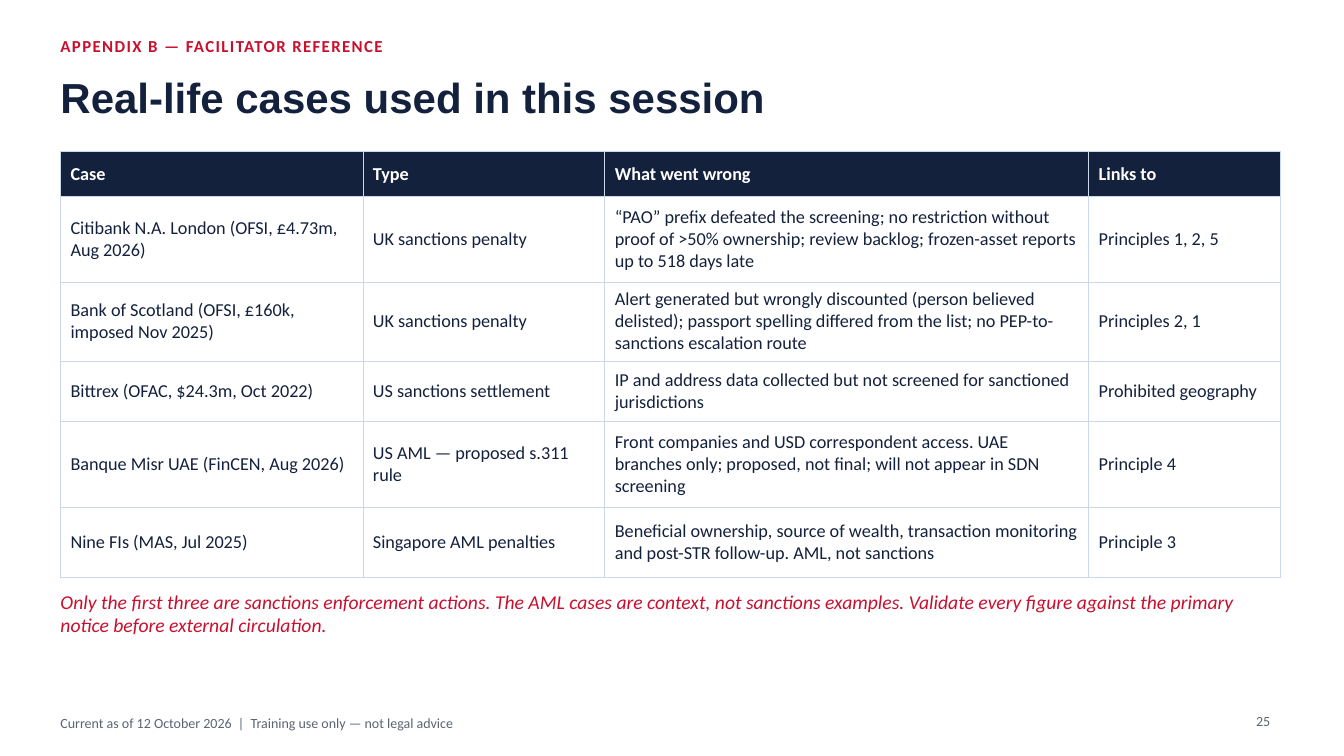
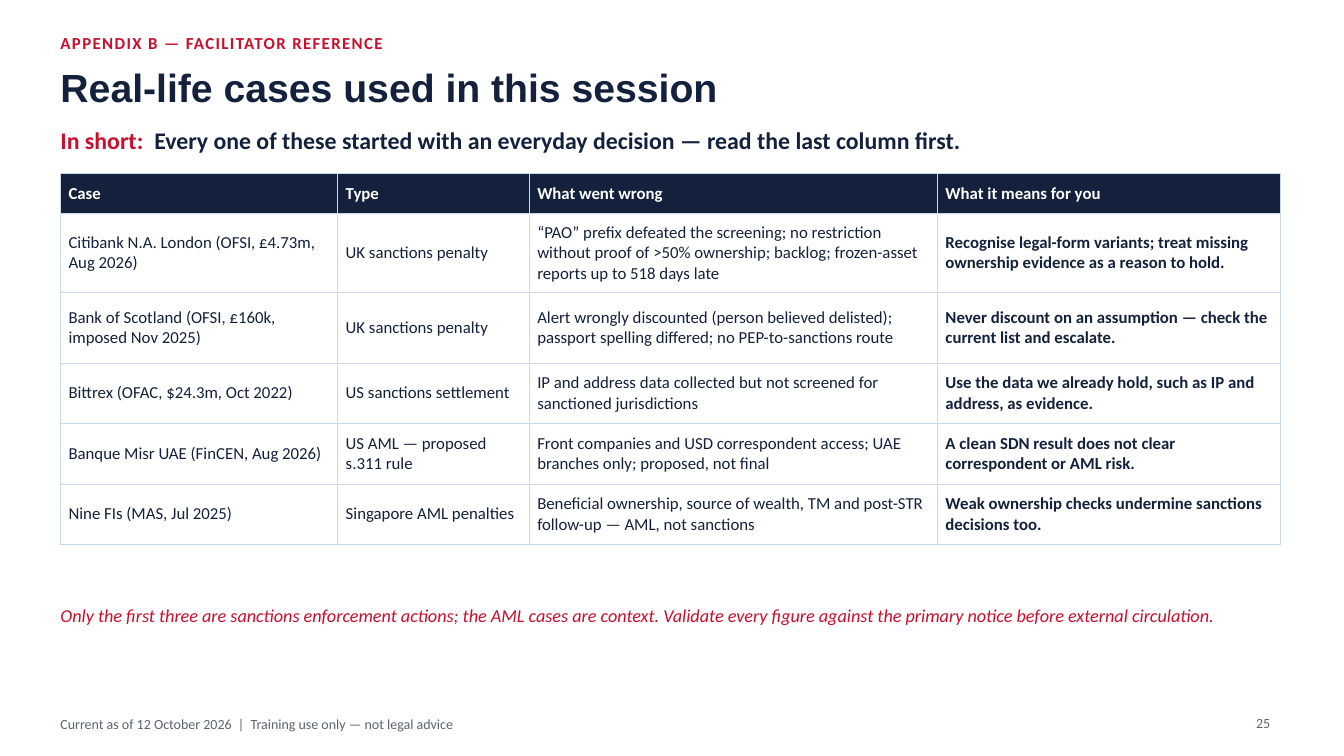
Before and after one commit to danielslonim-art/Screening, a slide deck: slide 25 of training/sanctions-in-practice-2026-10/sanctions-in-practice-analyst-edition.pptx. Drawn at 1344x756 pixels with LibreOffice and Linux fonts; fonts in the diff are those of the drawing. Boxes give left, top, right and bottom in pixels: in the first picture for what was removed or moved away, otherwise in the second. Text is boxed around its words. In the diff, an @@ line names an element or a change of style, - is before the commit and + after.

```diff
--- a/training/sanctions-in-practice-2026-10/sanctions-in-practice-analyst-edition.pptx
+++ b/training/sanctions-in-practice-2026-10/sanctions-in-practice-analyst-edition.pptx
@@ title "Real-life cases used in this ...": place and size @@
-title "Real-life cases used in this ..." at [60, 82, 764, 114]
+title "Real-life cases used in this ..." at [60, 73, 718, 103]
@@ title "Real-life cases used in this ..." at [60, 73, 718, 103]: size 30 to 28 pt @@
@@ text added at [60, 132, 960, 153], 17 pt, text #14213D, bold @@
+In short: Every one of these started with an everyday decision — read the last column first.
@@ table at [60, 173, 1280, 537] @@
-row 1, column 4: Links to
+row 1, column 4: What it means for you
-row 2, column 3: “PAO” prefix defeated the screening; no restriction without proof of >50% ownership; review backlog; frozen-asset reports up to 518 days late
+row 2, column 3: “PAO” prefix defeated the screening; no restriction without proof of >50% ownership; backlog; frozen-asset reports up to 518 days late
-row 2, column 4: Principles 1, 2, 5
+row 2, column 4: Recognise legal-form variants; treat missing ownership evidence as a reason to hold.
-row 3, column 3: Alert generated but wrongly discounted (person believed delisted); passport spelling differed from the list; no PEP-to-sanctions escalation route
+row 3, column 3: Alert wrongly discounted (person believed delisted); passport spelling differed; no PEP-to-sanctions route
-row 3, column 4: Principles 2, 1
+row 3, column 4: Never discount on an assumption — check the current list and escalate.
-row 4, column 4: Prohibited geography
+row 4, column 4: Use the data we already hold, such as IP and address, as evidence.
-row 5, column 3: Front companies and USD correspondent access. UAE branches only; proposed, not final; will not appear in SDN screening
+row 5, column 3: Front companies and USD correspondent access; UAE branches only; proposed, not final
-row 5, column 4: Principle 4
+row 5, column 4: A clean SDN result does not clear correspondent or AML risk.
-row 6, column 3: Beneficial ownership, source of wealth, transaction monitoring and post-STR follow-up. AML, not sanctions
+row 6, column 3: Beneficial ownership, source of wealth, TM and post-STR follow-up — AML, not sanctions
-row 6, column 4: Principle 3
+row 6, column 4: Weak ownership checks undermine sanctions decisions too.
@@ size 13 to 12 pt in "Case", "Type", "What went wrong", "Citibank N.A. London (OFSI, £4.73m, Aug 2026)" and 10 more places @@
@@ table: place and size @@
-table at [60, 151, 1280, 566]
+table at [60, 173, 1280, 537]
@@ text at [60, 609, 1214, 625]: text changed; size 14 to 13 pt @@
-Only the first three are sanctions enforcement actions. The AML cases are context, not sanctions examples. Validate every figure against the primary notice before external circulation.
+Only the first three are sanctions enforcement actions; the AML cases are context. Validate every figure against the primary notice before external circulation.
```
Also in this commit, not shown: 23 other slides changed, 2 other files.
